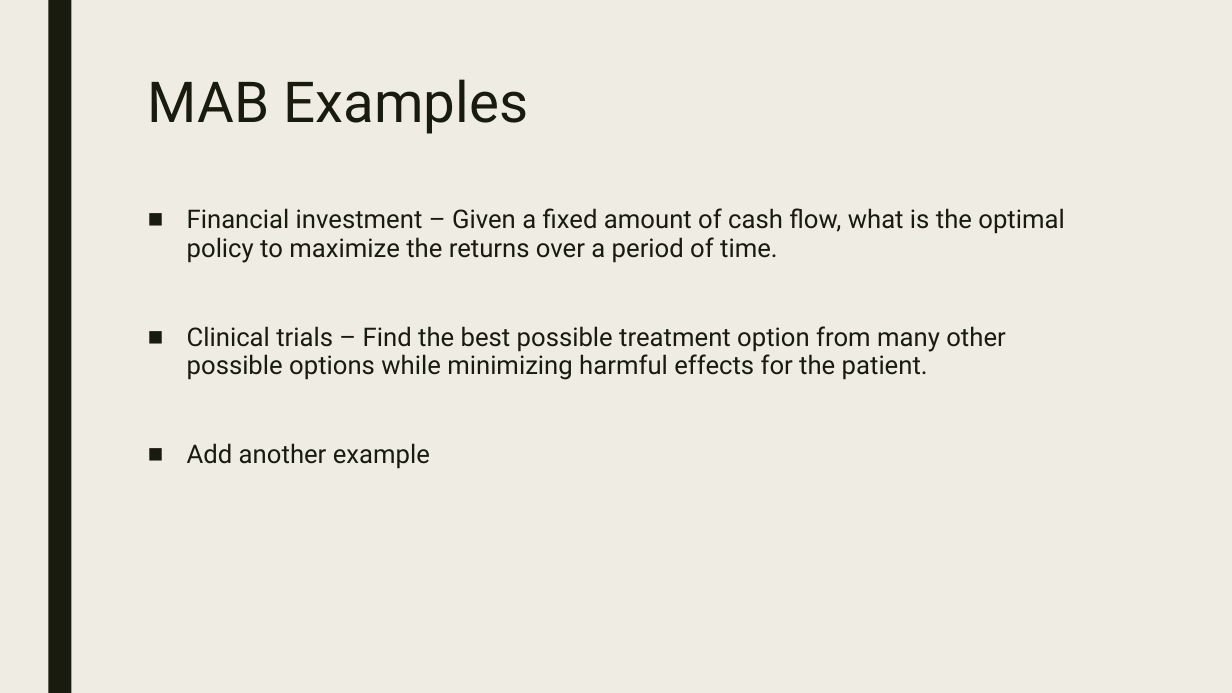
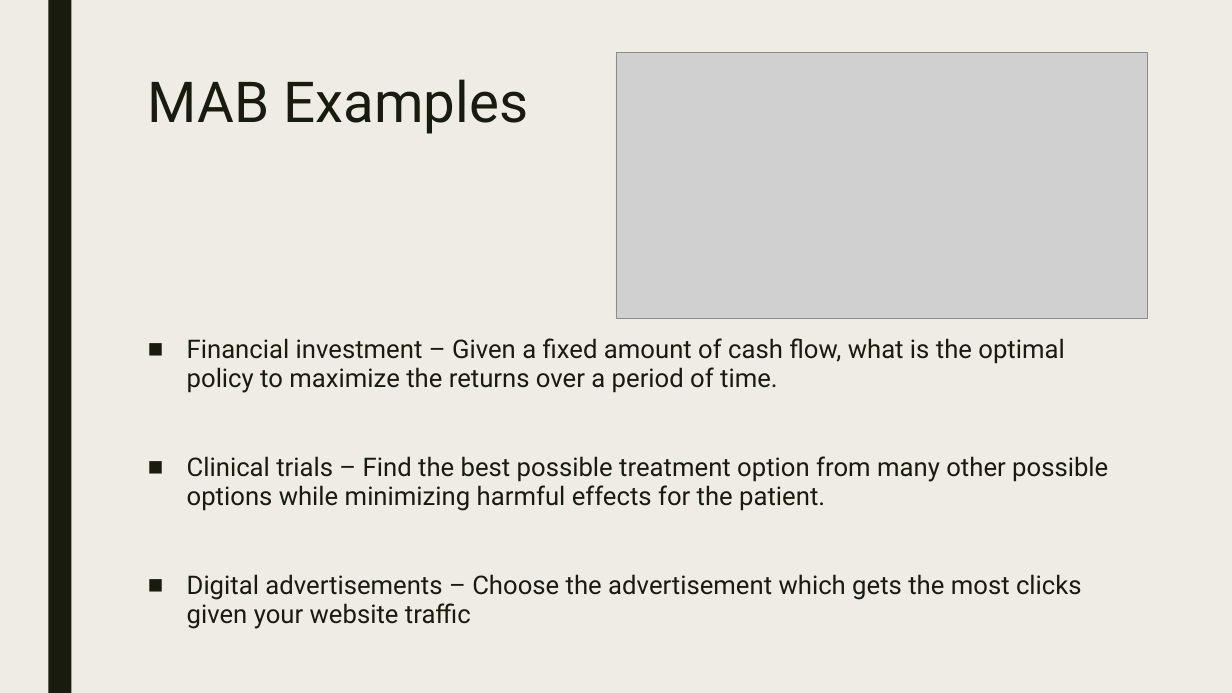
Before and after one commit to CourseReps/ECEN689-Fall2018, a slide deck: slide 5 of Students/mason-rumuly/tutorial/Thompson Sampling.pptx. Drawn at 1232x693 pixels with LibreOffice and Linux fonts; fonts in the diff are those of the drawing; grey boxes stand for pictures. Boxes give left, top, right and bottom in pixels: in the first picture for what was removed or moved away, otherwise in the second. Text is boxed around its words. In the diff, an @@ line names an element or a change of style, - is before the commit and + after.

```diff
--- a/Students/mason-rumuly/tutorial/Thompson Sampling.pptx
+++ b/Students/mason-rumuly/tutorial/Thompson Sampling.pptx
@@ picture added at <box>616,53,1148,318</box> @@
@@ text "Financial investment – Given a ...": place and size @@
-text "Financial investment – Given a ..." at <box>187,208,1065,469</box>
+text "Financial investment – Given a ..." at <box>187,338,1108,629</box>
@@ text at <box>187,574,1082,629</box>: text changed @@
-■ Add another example
+■ Digital advertisements – Choose the advertisement which gets the most clicks given your website traffic
```
Also in this commit, not shown: 5 other slides changed, 2 slides added, 2 slides removed, 2 other files.
